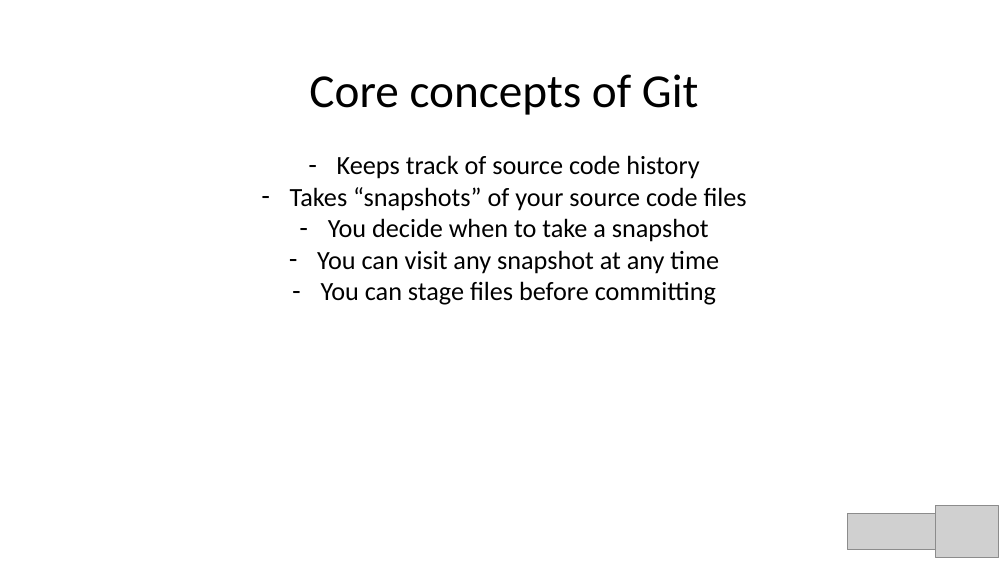
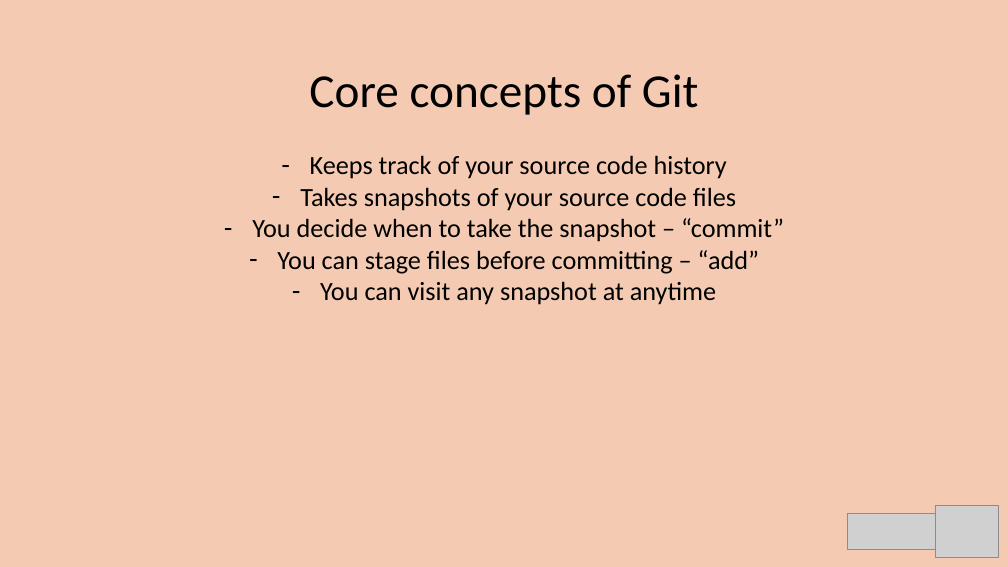
Before and after one commit to szetko/course-materials, a slide deck: slide 4 of Workshops/Git Intro.pptx (slide 3 before the commit). Drawn at 1008x567 pixels with LibreOffice and Linux fonts; fonts in the diff are those of the drawing; grey boxes stand for pictures. Boxes give left, top, right and bottom in pixels: in the first picture for what was removed or moved away, otherwise in the second. Text is boxed around its words. In the diff, an @@ line names an element or a change of style, - is before the commit and + after.

```diff
--- a/Workshops/Git Intro.pptx
+++ b/Workshops/Git Intro.pptx
@@ background #FFFFFF to #F4CBB2 @@
@@ text at (x1=252, y1=155, x2=784, y2=305): text changed @@
-              – Keeps track of source code history
-              – Takes “snapshots” of your source code files
-              – You decide when to take a snapshot
-              – You can visit any snapshot at any time
-              – You can stage files before committing
+              – Keeps track of your source code history
+              – Takes snapshots of your source code files
+              – You decide when to take the snapshot – “commit”
+              – You can stage files before committing – “add”
+              – You can visit any snapshot at anytime
```
Also in this commit, not shown: 3 other slides changed, 15 slides added.
